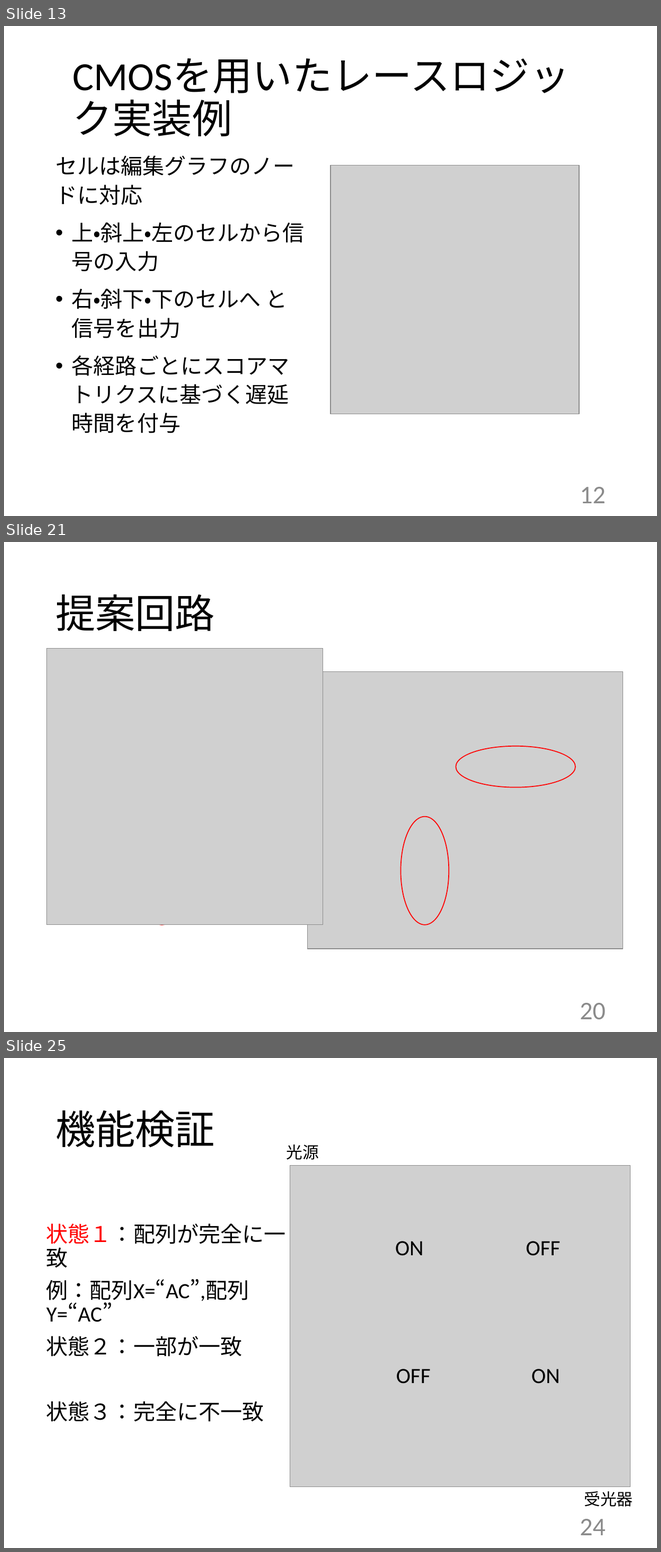
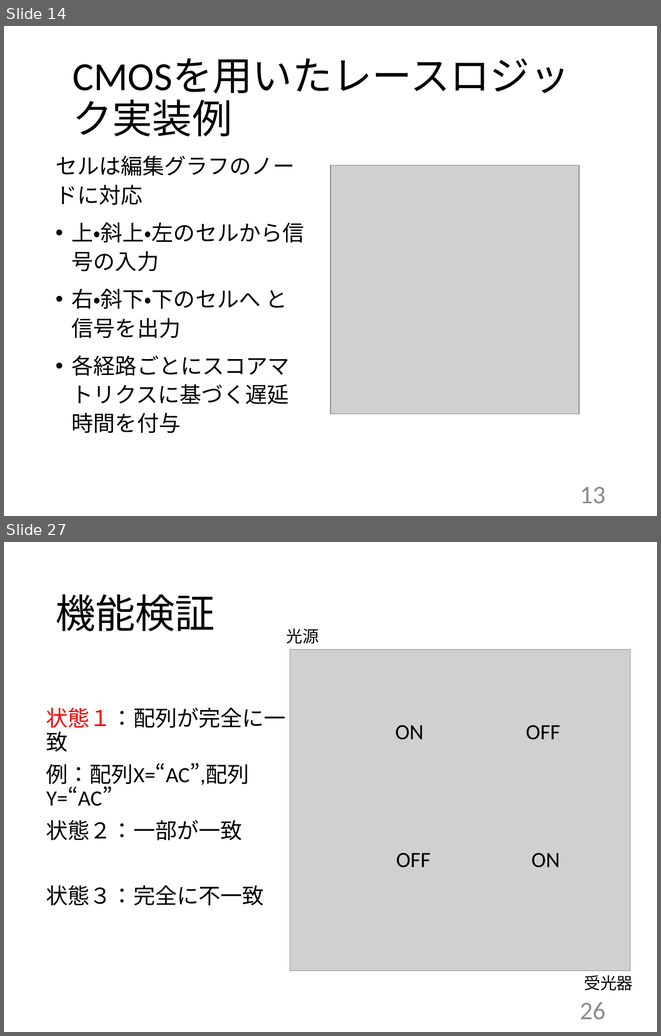
Before and after one commit to ArinanirA/ThesisFY2017M_RinaAsai, a slide deck: 修論発表rina.pptx. Shown one above the other, each under a label of ours: slides 13, 21 and 25 before the commit, slides 14 and 27 after it; the slides between them are not shown. The pictures are 661x1552 and 661x1036 pixels, drawn with LibreOffice and Linux fonts; fonts in the diff are those of the drawing; grey boxes stand for pictures. Boxes give left, top, right and bottom in pixels: in the first picture for what was removed or moved away, otherwise in the second. Text is boxed around its words. In the diff, an @@ line names an element or a change of style, - is before the commit and + after.

```diff
--- a/修論発表rina.pptx
+++ b/修論発表rina.pptx
@@ slide 21 removed at box(4, 542, 657, 1032), background #FFFFFF @@
@@ title removed at box(55, 594, 215, 631) @@
-提案回路
@@ picture removed at box(47, 649, 323, 925) @@
@@ picture removed at box(308, 671, 623, 948) @@
@@ ellipse removed at box(456, 746, 575, 787) @@
@@ ellipse removed at box(138, 816, 186, 925) @@
@@ ellipse removed at box(401, 816, 449, 925) @@
@@ page number removed at box(580, 1003, 605, 1019) @@
-20
@@ what was slide 13 is now slide 14 @@
@@ page number at box(580, 487, 605, 503): text changed @@
-12
+13
@@ what was slide 25 is now slide 27 @@
@@ page number at box(580, 1002, 605, 1019): text changed @@
-24
+26
```
Also in this commit, not shown: 16 slides changed, 11 slides added, 7 other slides removed, 5 other files.
